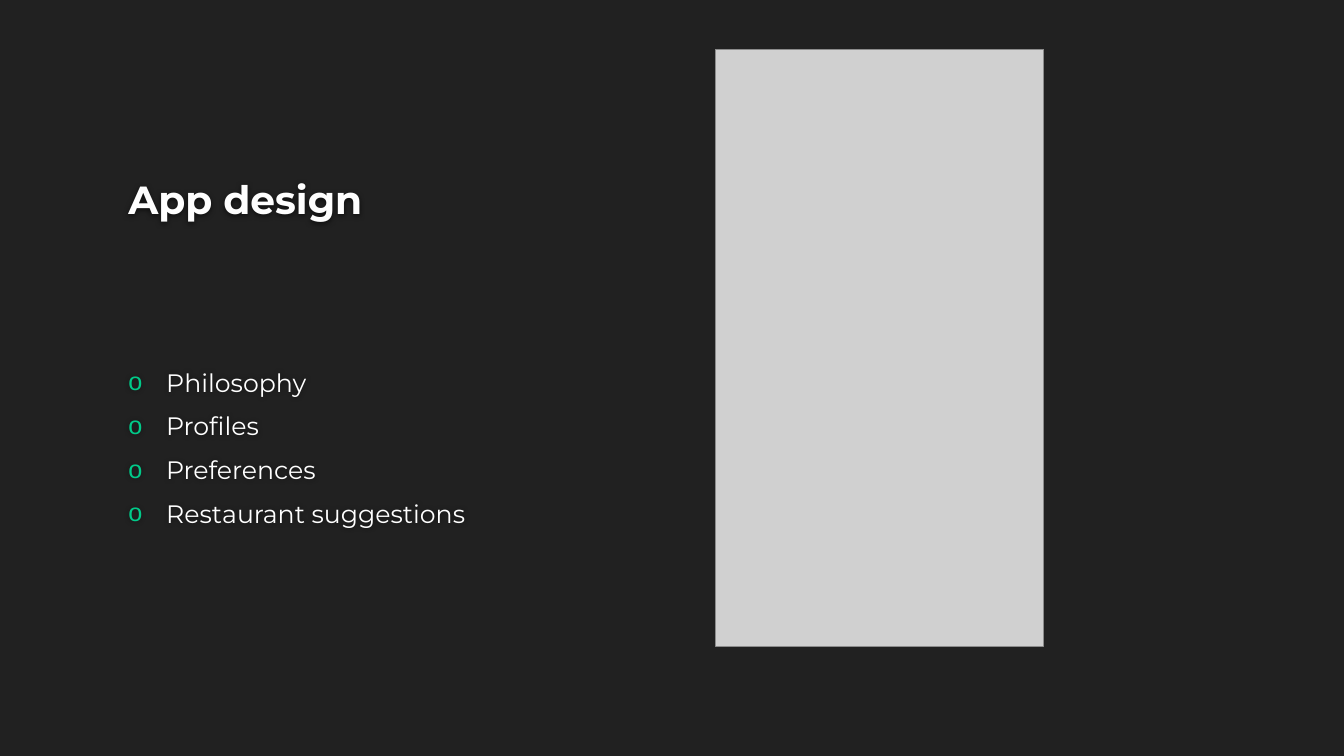
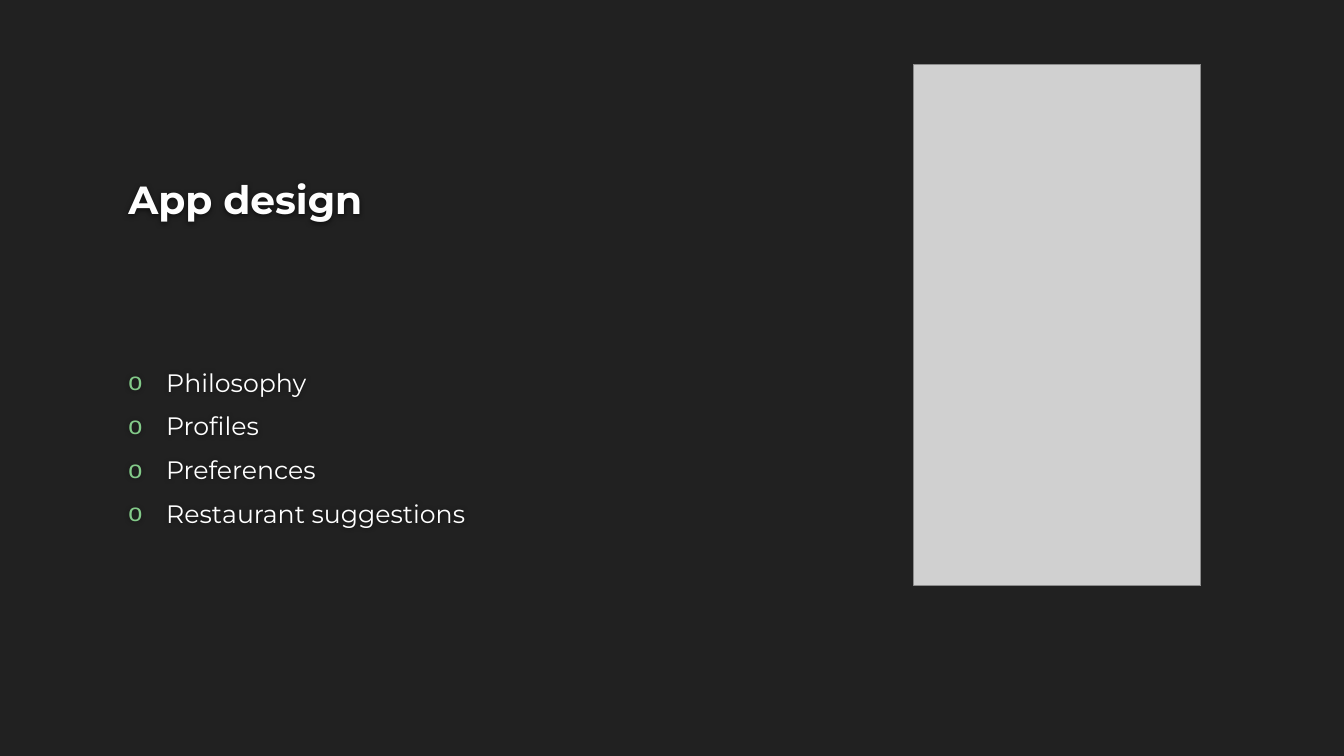
Before and after one commit to nathanshiaulam/cos333, a slide deck: slide 11 of Noms.pptx. Drawn at 1344x756 pixels with LibreOffice and Linux fonts; fonts in the diff are those of the drawing; grey boxes stand for pictures; background and template pictures are left out. Boxes give left, top, right and bottom in pixels: in the first picture for what was removed or moved away, otherwise in the second. Text is boxed around its words. In the diff, an @@ line names an element or a change of style, - is before the commit and + after.

```diff
--- a/Noms.pptx
+++ b/Noms.pptx
@@ picture removed at (716, 49, 1044, 646) @@
@@ picture added at (914, 65, 1202, 586) @@
@@ text "Philosophy" at (166, 373, 466, 528): bullet colour #01CA89 to #83CA89 @@
```
Also in this commit, not shown: 5 other slides changed.
